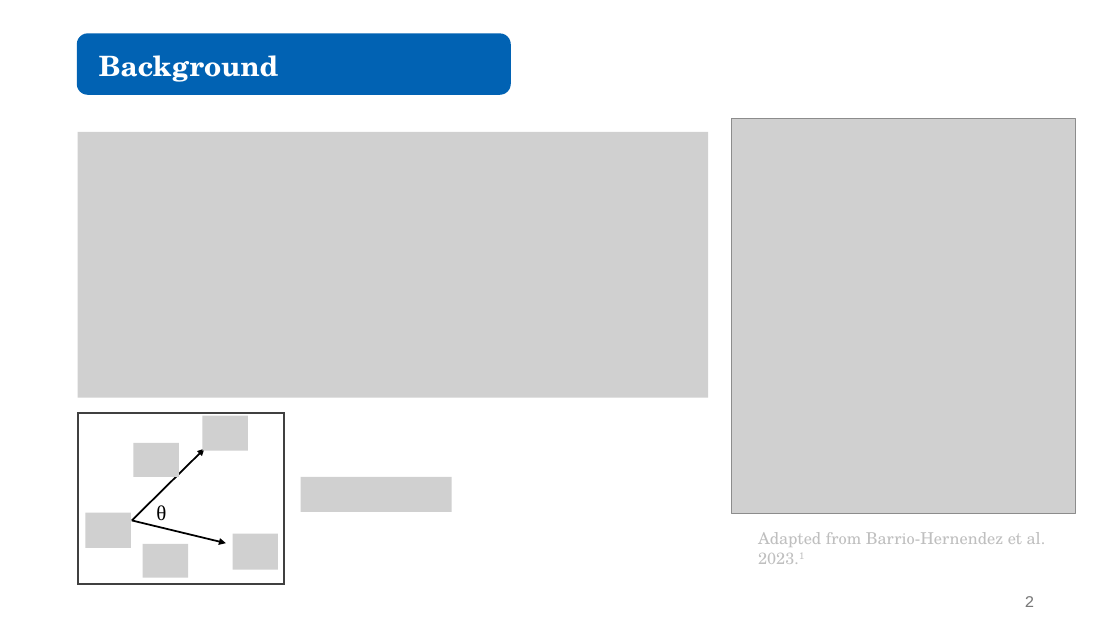
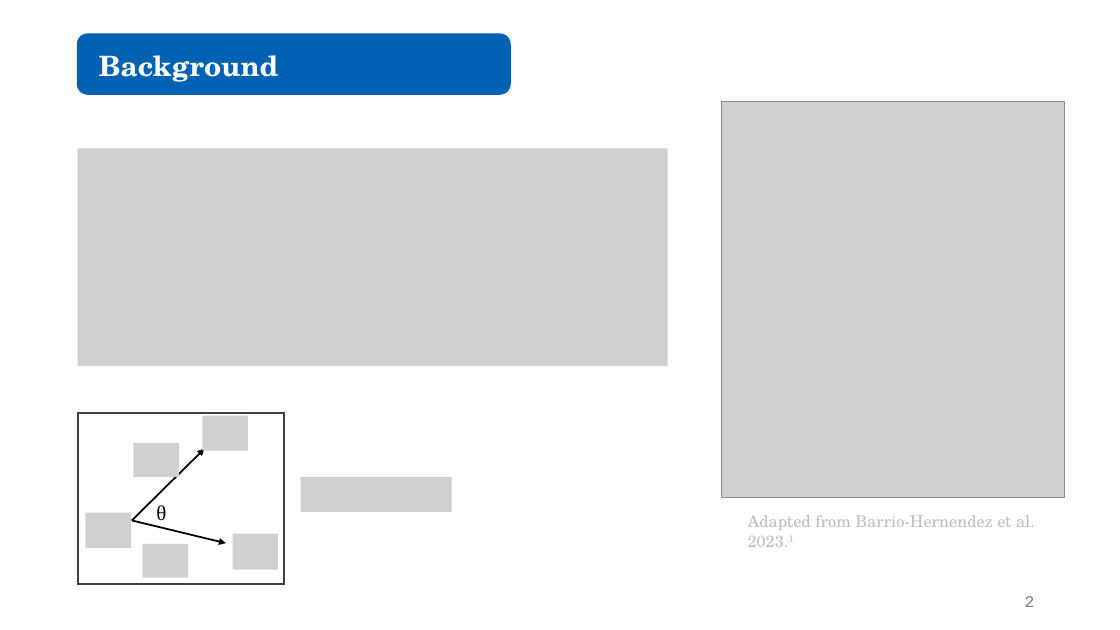
Before and after one commit to juliandeanmoran/BISSH, a slide deck: slide 2 of vis/reports/2026-02-18_projectUpdate_1.pptx. Drawn at 1120x630 pixels with LibreOffice and Linux fonts; fonts in the diff are those of the drawing; grey boxes stand for pictures. Boxes give left, top, right and bottom in pixels: in the first picture for what was removed or moved away, otherwise in the second. Text is boxed around its words. In the diff, an @@ line names an element or a change of style, - is before the commit and + after.

```diff
--- a/vis/reports/2026-02-18_projectUpdate_1.pptx
+++ b/vis/reports/2026-02-18_projectUpdate_1.pptx
@@ picture: place and size @@
-picture at [732,118,1075,514]
+picture at [722,102,1065,497]
@@ picture: place and size @@
-picture at [77,132,708,397]
+picture at [77,149,667,366]
@@ text "Adapted from Barrio-Hernendez et al. ...": place and size @@
-text "Adapted from Barrio-Hernendez et al. ..." at [758,532,1046,564]
+text "Adapted from Barrio-Hernendez et al. ..." at [748,515,1035,547]
```
Also in this commit, not shown: 3 other slides changed, 1 other file.
